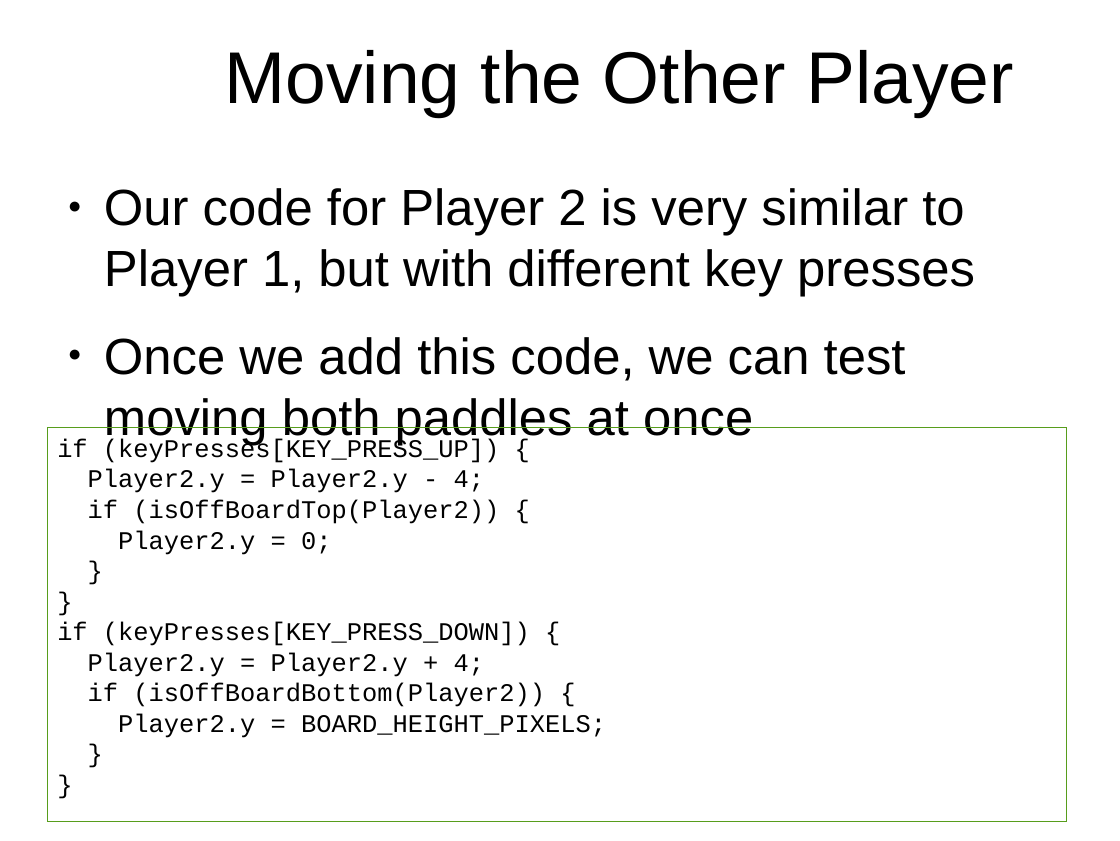
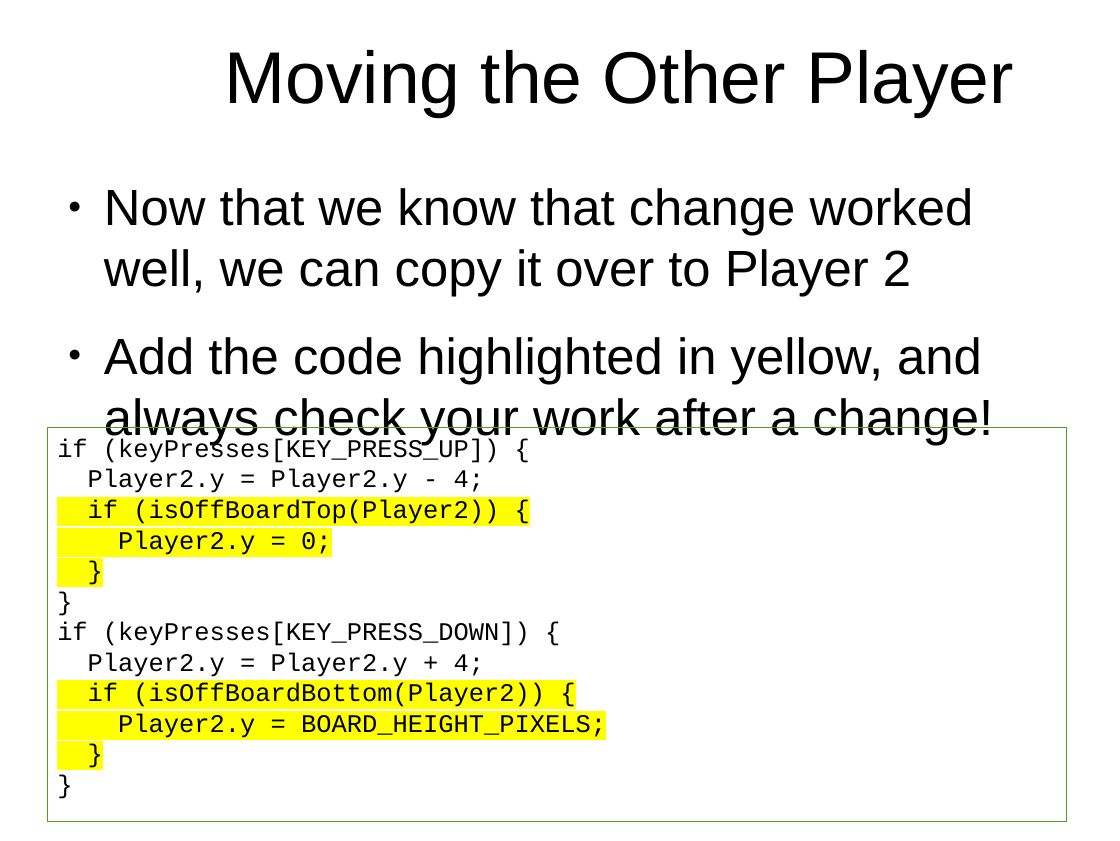
Before and after one commit to originalgrego/PaddleBattle, a slide deck: slide 20 of PaddleBattle - Explorathon 2017.odp (slide 18 before the commit). Drawn at 1120x841 pixels with LibreOffice and Linux fonts; fonts in the diff are those of the drawing; background and template pictures are left out. Boxes give left, top, right and bottom in pixels: in the first picture for what was removed or moved away, otherwise in the second. Text is boxed around its words. In the diff, an @@ line names an element or a change of style, - is before the commit and + after.

```diff
--- a/PaddleBattle - Explorathon 2017.odp
+++ b/PaddleBattle - Explorathon 2017.odp
@@ text at box(104, 188, 993, 445): text changed @@
-● Our code for Player 2 is very similar to Player 1, but with different key presses
-● Once we add this code, we can test moving both paddles at once
+● Now that we know that change worked well, we can copy it over to Player 2
+● Add the code highlighted in yellow, and always check your work after a change!
@@ text in rectangle at box(88, 499, 606, 738): highlight none to #FFFF00 in "if (isOffBoardTop(Player2)) {", "Player2.y = 0;", "}", "if (isOffBoardBottom(Player2)) {" and 2 more places @@
```
Also in this commit, not shown: 12 other slides changed, 2 slides added, 2 other files.
